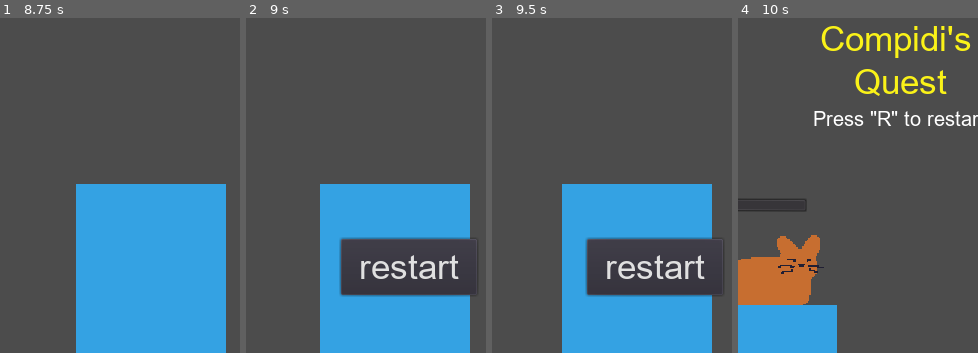
Above: before the commit, frames 1-4 (left to right).
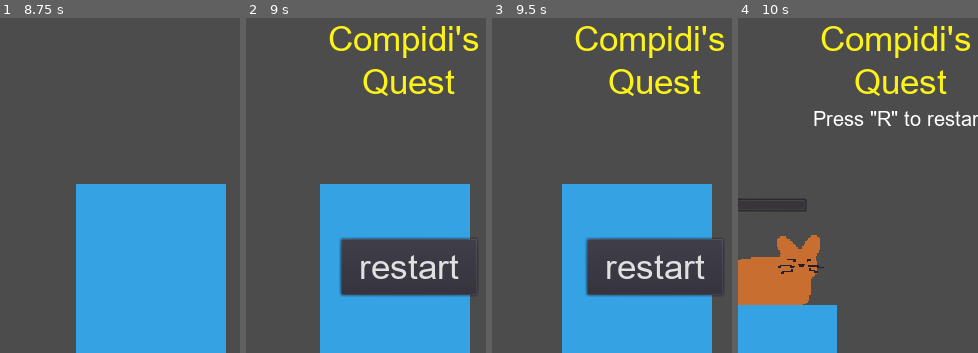
Above: after the commit, the same moments.

Repository: zMenta/Godot-Projects
Game: Godot game, scene res://Scenes/Main.tscn
The game is run twice, just before and just after one commit, with the same random seed, the same clock (stepped at 60 frames per second) and the same inputs.
Inputs (mouse positions are % of the whole screen's width and height, from its top left):
- Up to frame 1 (8.75 s): tap R (restart) every 0.75 s from 0.5 to 4.25 s; move the mouse to (72, 41) at 0.52 s; press the mouse at (72, 41) at 0.53 s; move the mouse to (30, 52) at 1.27 s; release the mouse at (30, 52) at 1.28 s; click (30, 52) at 1.35 s; move the mouse to (60, 23) at 2.02 s; press the mouse at (60, 23) at 2.03 s; move the mouse to (45, 68) at 2.77 s; release the mouse at (45, 68) at 2.78 s; click (45, 68) at 2.85 s; move the mouse to (80, 62) at 3.52 s; press the mouse at (80, 62) at 3.53 s; move the mouse to (20, 30) at 4.27 s; release the mouse at (20, 30) at 4.28 s; click (20, 30) at 4.35 s; move the mouse to (55, 46) at 5.02 s; press the mouse at (55, 46) at 5.03 s; move the mouse to (35, 20) at 5.77 s; release the mouse at (35, 20) at 5.78 s; click (35, 20) at 5.85 s; move the mouse to (72, 41) at 6.52 s; press the mouse at (72, 41) at 6.53 s; move the mouse to (30, 52) at 7.27 s; release the mouse at (30, 52) at 7.28 s; click (30, 52) at 7.35 s; move the mouse to (60, 23) at 8.02 s; press the mouse at (60, 23) at 8.03 s
- Up to frame 2 (9 s): move the mouse to (45, 68) at 8.77 s; release the mouse at (45, 68) at 8.78 s; click (45, 68) at 8.85 s
- Up to frame 3 (9.5 s): no input
- Up to frame 4 (10 s): click "restart" at 9.5 s
The pictures show only the part of the screen within x 16-66%, y 9-59%; the shares and areas given below are measured in that part.

Frame 1 is identical in both runs. In frame 2, 2.8% of the frame differs, in the area x 34-97%, y 2-24%; in frame 3, 2.8%; in frame 4, nothing differs.

Commit message:
CQ | show title on gameover

Diff:
--- a/Compidi's Quest/Scripts/Main.gd
+++ b/Compidi's Quest/Scripts/Main.gd
@@ -48,3 +48,4 @@
 
 func _on_Player_game_over():
 	$Player/HUD/RestartButton.show()
+	$Player/HUD/Title.show()
